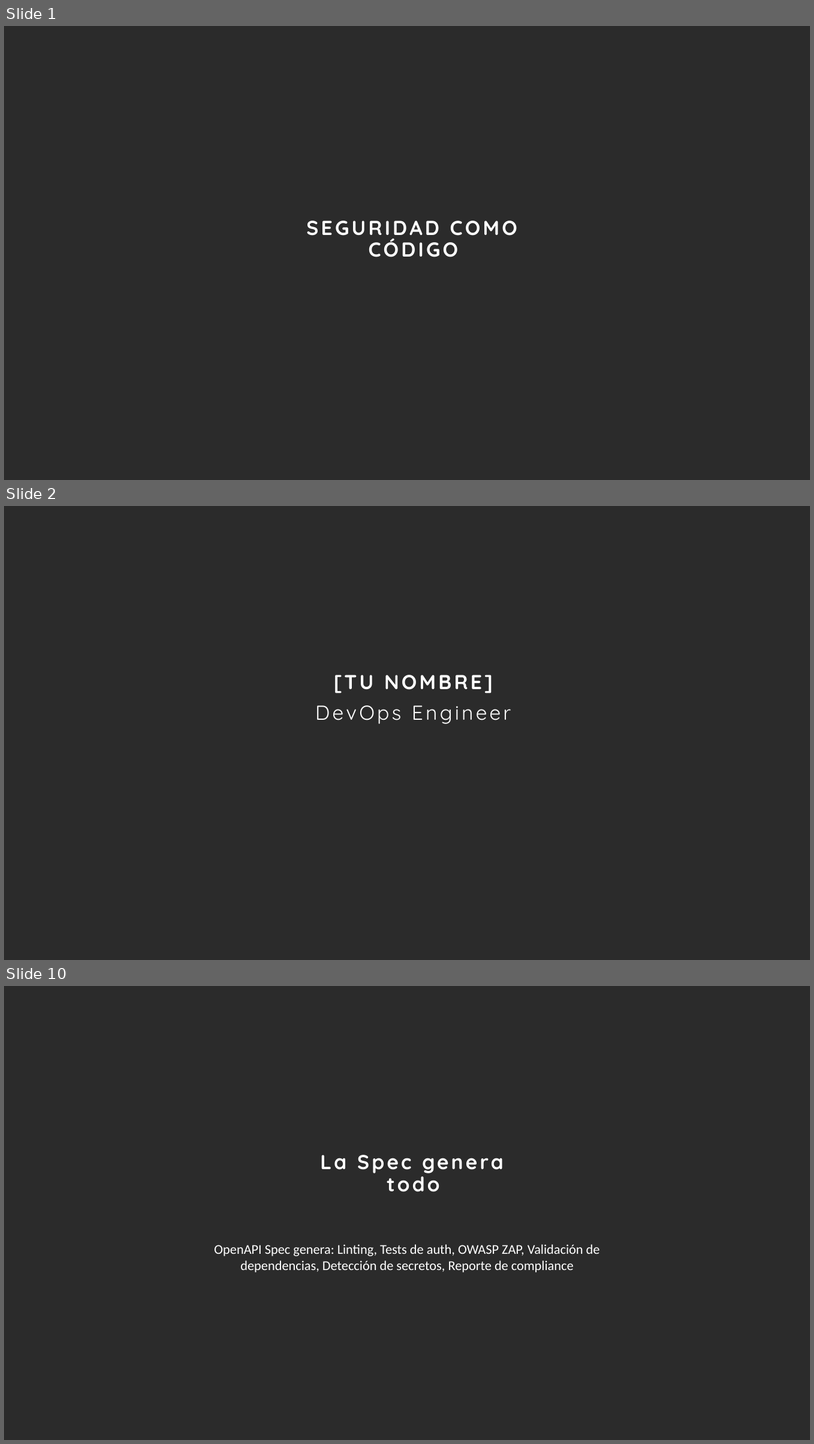
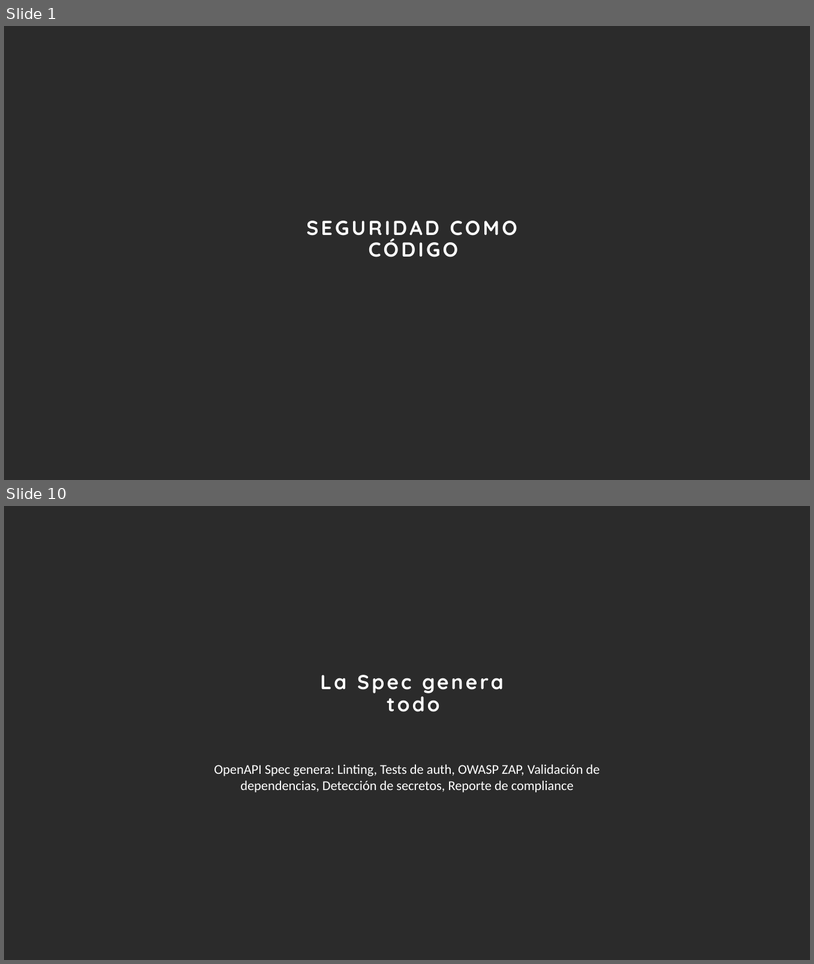
Before and after one commit to victorar42/techno-week, a slide deck: documents/ppt/TechnoWeek_DevSecOps.pptx. Shown one above the other, each under a label of ours: slides 1, 2 and 10 before the commit, slides 1 and 10 after it; the slides between them are not shown. The pictures are 814x1444 and 814x964 pixels, drawn with LibreOffice and Linux fonts; fonts in the diff are those of the drawing; background and template pictures are left out; a plain dark background stands for a picture behind light text. Boxes give left, top, right and bottom in pixels: in the first picture for what was removed or moved away, otherwise in the second. Text is boxed around its words. In the diff, an @@ line names an element or a change of style, - is before the commit and + after.

```diff
--- a/documents/ppt/TechnoWeek_DevSecOps.pptx
+++ b/documents/ppt/TechnoWeek_DevSecOps.pptx
@@ slide 2 removed at [4, 506, 810, 960], background picture (left out) @@
@@ text removed at [315, 675, 511, 724] @@
-[TU NOMBRE]
-DevOps Engineer
```
Also in this commit, not shown: 12 slides changed, 2 slides added, 2 other files.
